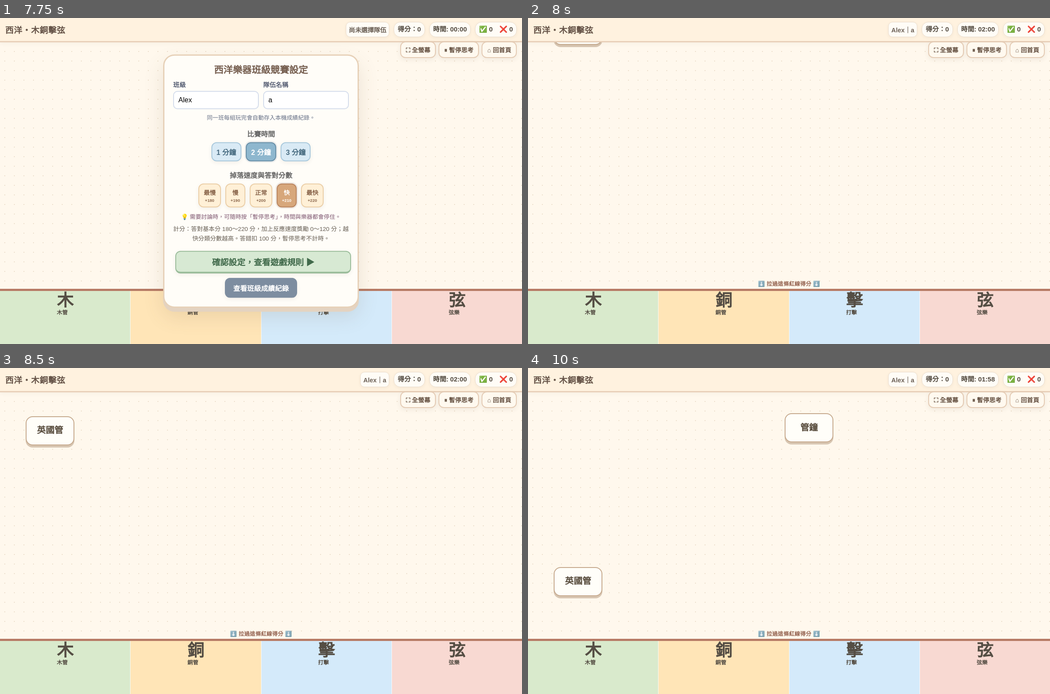
Above: before the commit, frames 1-4 (two rows, left to right).
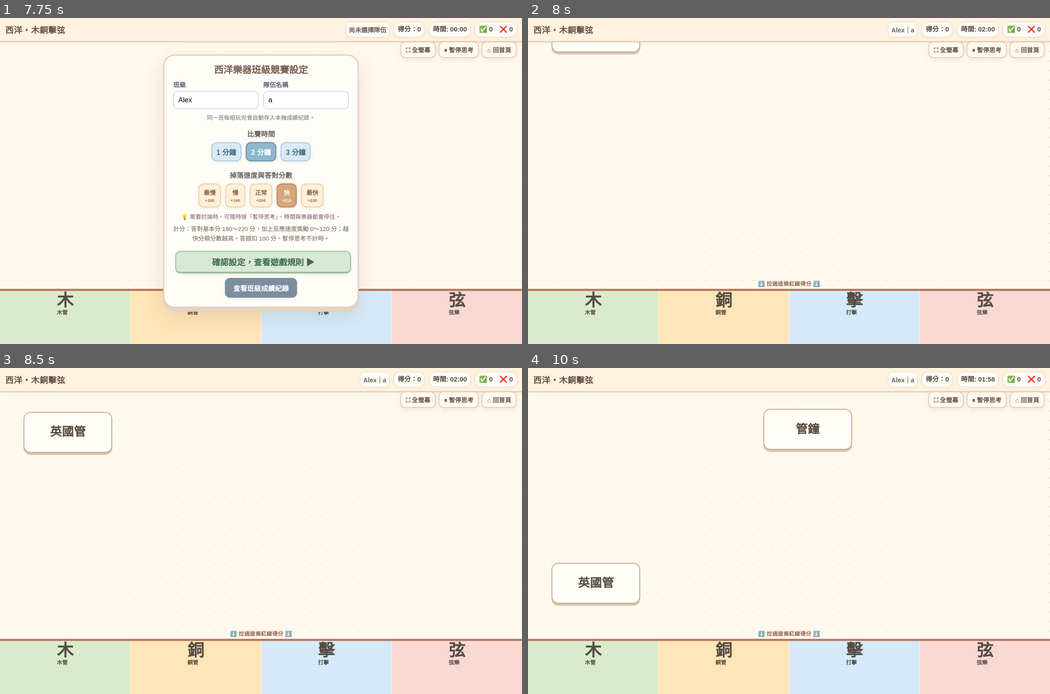
Above: after the commit, the same moments.

Repository: tea-0306-art/music-instrument-game
Game: browser game, page index.html
The game is run twice, just before and just after one commit, with the same random seed, the same clock (stepped at 60 frames per second) and the same inputs. When the page shows a pop-up message, it is drawn as a white box for half a second while everything else waits; a line starting with > is the answer the replay typed.
Inputs (mouse positions are in pixels of both pictures, inside the frame that each line leads up to; where the layout moved, square brackets give the same spot in the first picture):
- Up to frame 1 (7.75 s): move the mouse to (261, 190) at 1.07 s; click "02 · 西洋管弦樂器 ↗ 西洋樂器篇 木 · 銅 · 擊…" at 1.27 s; move the mouse to (161, 343) at 1.67 s; click (443, 187) at 1.77 s; type "Alex" at 1.77 s; click "弦 弦樂 5" at 1.87 s; press the mouse at (365, 128) at 2.27 s; release the mouse at (261, 115) at 2.4 s; click "查看班級成績" at 2.47 s; move the mouse to (339, 213) at 2.87 s; click "⛶ 全螢幕" at 3.07 s; move the mouse to (130, 226) at 3.47 s; click "清除目前篩選班級紀錄" at 3.67 s; press the mouse at (261, 115) at 4.07 s; release the mouse at (208, 252) at 4.2 s; click "⬇ 匯出全部成績 CSV" at 4.27 s; move the mouse to (417, 177) at 4.67 s; click "⌂ 回首頁" at 4.87 s; move the mouse to (104, 164) at 5.27 s; click "開始分類挑戰" at 5.47 s; press the mouse at (208, 252) at 5.87 s; release the mouse at (156, 141) at 6 s; click "2 分鐘" at 6.07 s; click (214, 99) at 6.27 s; type "Alex" at 6.27 s; move the mouse to (313, 79) at 6.47 s; click "快 +210" at 6.67 s; move the mouse to (261, 190) at 7.07 s; click (307, 99) at 7.27 s; type "a" at 7.27 s; tap Enter at 7.3 s; press the mouse at (156, 141) at 7.67 s
- Up to frame 2 (8 s): click "確認設定，查看遊戲規則 ▶" at 7.77 s; release the mouse at (658, 226) at 7.8 s; click "我知道了，開始挑戰 ▶" at 7.87 s
- Up to frame 3 (8.5 s): move the mouse to (365, 478) at 8.27 s; click (67, 429) [52, 426] at 8.47 s
- Up to frame 4 (10 s): move the mouse to (867, 563) at 8.87 s; click (595, 488) [580, 488] at 9.07 s; press the mouse at (658, 576) at 9.47 s; release the mouse at (632, 514) at 9.6 s; click (595, 550) [580, 547] at 9.67 s

Frame 1 is identical in both runs. In frame 2, 0.3% of the frame differs, in the area x 4-22%, y 7-12%; in frame 3, 0.6%; in frame 4, 1.1%, in the area x 4-63%, y 12-73%.

Commit message:
Update index.html

Diff:
--- a/index.html
+++ b/index.html
@@ -3,7 +3,7 @@
 <head>
     <meta charset="UTF-8">
     <meta name="viewport" content="width=device-width, initial-scale=1.0">
-    <title>樂器分類大挑戰｜國樂與西洋樂器</title>
+    <title>樂器分類大挑戰｜國樂與西洋樂器・教室大字版</title>
     <style>
         /* --- 1. 基礎設定 --- */
         @import url('https://fonts.googleapis.com/css2?family=Iansui&family=Noto+Sans+TC:wght@400;500;700;900&display=swap');
@@ -612,12 +612,13 @@
 .learn-links a:hover,.learn-tab:hover{filter:brightness(.96)}
 .learn-note{line-height:1.9}
 #learn-grid{padding-bottom:6px}
-.instrument{width:112px;height:67px;border:2px solid #c5a88c;box-sizing:border-box;display:flex;align-items:center;justify-content:center;padding:6px 8px}
-.instrument span{font-size:clamp(1.02rem,1.7vw,1.26rem);line-height:1.35;font-weight:800;color:#584c3d;text-align:center;white-space:nowrap}
+/* 教室大字版：只放大「掉落中的樂器名稱」，不改題庫、速度與計分 */
+.instrument{width:clamp(184px,17vw,232px);height:94px;border:2px solid #c5a88c;box-sizing:border-box;display:flex;align-items:center;justify-content:center;padding:10px 14px}
+.instrument span{font-size:clamp(1.7rem,2.1vw,2.05rem);line-height:1.18;font-weight:900;color:#584c3d;text-align:center;white-space:normal;overflow-wrap:anywhere;letter-spacing:.015em}
 #controls .action-btn{width:100%}
 @media (max-width:640px){
- .instrument{width:95px;height:60px}
- .instrument span{font-size:1rem}
+ .instrument{width:min(47vw,184px);height:82px;padding:8px 10px}
+ .instrument span{font-size:clamp(1.4rem,4.3vw,1.7rem);line-height:1.2}
  .learn-grid{grid-template-columns:repeat(2,minmax(0,1fr))}
  .learn-card{min-height:195px}
  .learn-links a{font-size:.78rem}
@@ -1269,25 +1270,25 @@
             const type = types[Math.floor(Math.random() * types.length)];
             const name = activeInstrumentsData[type][Math.floor(Math.random() * activeInstrumentsData[type].length)];
 
-            const areaWidth = document.getElementById('game-area').offsetWidth;
-            const startX = Math.random() * Math.max(0, areaWidth - 122);
-
+            const gameArea = document.getElementById('game-area');
             const el = document.createElement('div');
             el.className = 'instrument';
             el.dataset.type = type;
             el.dataset.name = name;
-            el.style.left = startX + 'px';
-            el.style.top = '-92px';
             const label=document.createElement('span');
             label.textContent=name;
             el.appendChild(label);
-
+            // 先把卡片放進畫面量尺寸，再決定起點；放大卡片也不會超出右邊。
+            gameArea.appendChild(el);
+            const startX = Math.random() * Math.max(0, gameArea.clientWidth - el.offsetWidth - 8);
+            const initialY = -el.offsetHeight - 8;
+            el.style.left = startX + 'px';
+            el.style.top = initialY + 'px';
             setupDrag(el);
-            document.getElementById('game-area').appendChild(el);
 
             activeInstruments.push({
                 el: el,
-                y: -92,
+                y: initialY,
                 x: startX,
                 speed: (speedSettings[currentSpeed].dropSpeed + Math.random()*0.5) * Math.max(0.55, Math.min(1, document.getElementById('game-area').offsetHeight / 430)),
                 isDragging: false,
